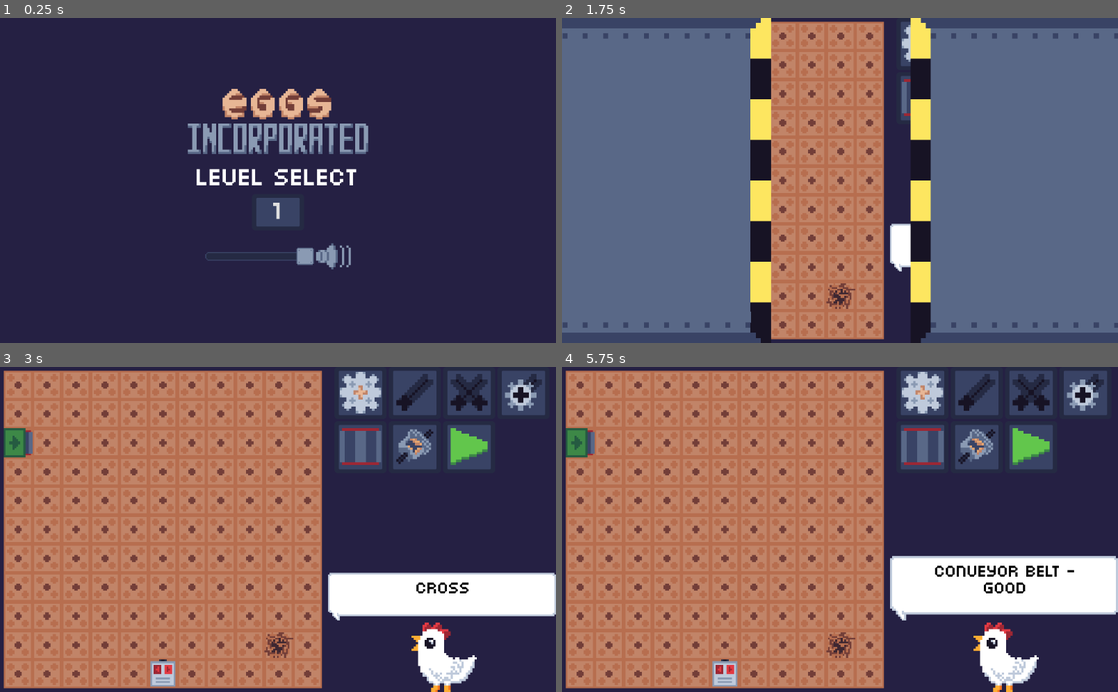
Above: before the commit, frames 1-4 (two rows, left to right).
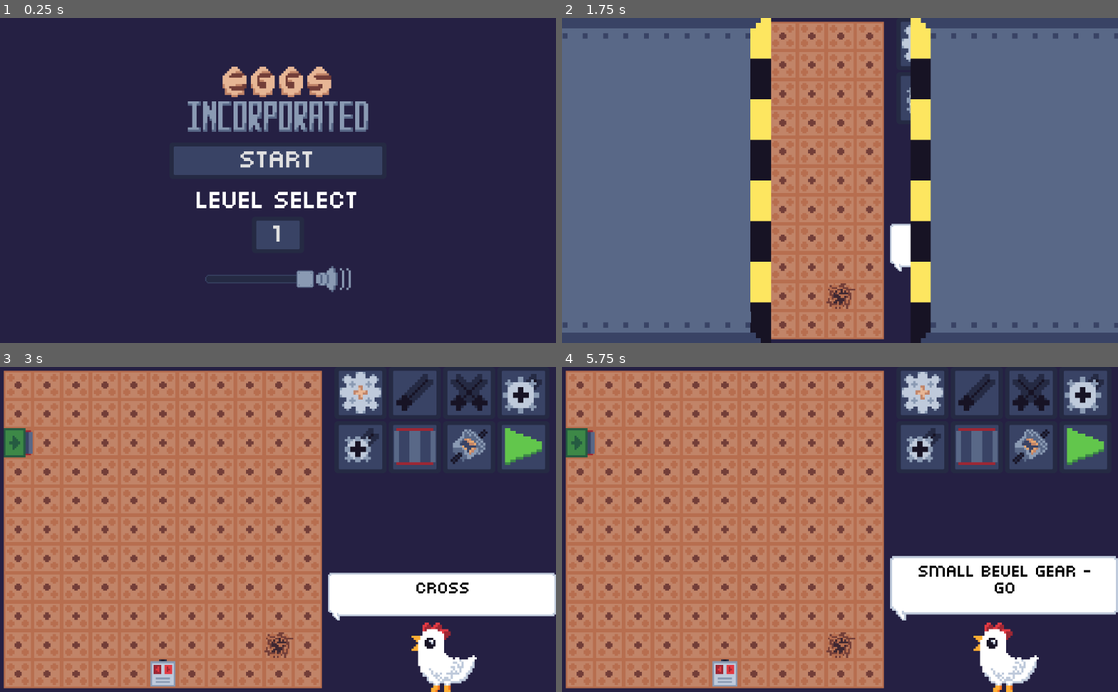
Above: after the commit, the same moments.

Repository: NoNotCar/SGJW-NestMaking
Game: Godot game, scene res://gui/title/Title.tscn
The game is run twice, just before and just after one commit, with the same random seed, the same clock (stepped at 60 frames per second) and the same inputs.
Inputs (mouse positions are in pixels of both pictures, inside the frame that each line leads up to; where the layout moved, square brackets give the same spot in the first picture):
- Up to frame 1 (0.25 s): no input
- Up to frame 2 (1.75 s): click "1" at 0.5 s; click (923, 44) at 1.25 s
- Up to frame 3 (3 s): click (417, 393) at 2 s; click (467, 393) at 2.75 s
- Up to frame 4 (5.75 s): click (1084, 393) at 3.5 s; click (979, 448) [923, 448] at 4.25 s; click (923, 448) at 5.02 s

The runs differ from the first frame. In frame 1, 11% of the frame differs, in the area x 31-69%, y 14-85%; in frame 2, 0.1%; in frame 3, 3.2%; in frame 4, 3.9%.

Commit message:
first release

Diff:
--- a/Editor.gd
+++ b/Editor.gd
@@ -7,9 +7,10 @@
 var done:=false
 var level
 const selclass = preload("res://gui/selectbox/SelectBox.gd")
+const lnames = ["Start","Confluence","Oscillate","Split","Penguin","Final"]
 # Called when the node enters the scene tree for the first time.
 func _ready():
-	level = load("res://level/Level%s.tscn" % registry.level).instance()
+	level = load("res://level/%s.tscn" % lnames[registry.level-1]).instance()
 	$ViewportContainer/Viewport.add_child(level)
 	$SideBar/VBoxContainer/CenterContainer/TextureRect.texture=level.character
 	level.connect("complete",self,"on_done")
--- a/Editor.tscn
+++ b/Editor.tscn
@@ -12,6 +12,7 @@
 [ext_resource path="res://gui/Chatbox.gd" type="Script" id=10]
 [ext_resource path="res://components/crossaxle/icon.png" type="Texture" id=11]
 [ext_resource path="res://gui/startstop/StartStop.tscn" type="PackedScene" id=12]
+[ext_resource path="res://components/bevel/smallicon.png" type="Texture" id=13]
 
 [sub_resource type="StyleBoxTexture" id=1]
 texture = ExtResource( 6 )
@@ -84,27 +85,36 @@
 spawn = "bevel"
 info = "Bevel gear - connects axles to gears"
 
-[node name="SelectBox4" parent="SideBar/CenterContainer/GridContainer" instance=ExtResource( 5 )]
+[node name="SelectBox7" parent="SideBar/CenterContainer/GridContainer" instance=ExtResource( 5 )]
 margin_top = 100.0
 margin_right = 96.0
+margin_bottom = 196.0
+icon = ExtResource( 13 )
+spawn = "smallbevel"
+info = "Small bevel gear - good for changing speed"
+
+[node name="SelectBox4" parent="SideBar/CenterContainer/GridContainer" instance=ExtResource( 5 )]
+margin_left = 100.0
+margin_top = 100.0
+margin_right = 196.0
 margin_bottom = 196.0
 icon = ExtResource( 2 )
 spawn = "belt"
 info = "Conveyor belt - good for moving eggs :P"
 
 [node name="SelectBox5" parent="SideBar/CenterContainer/GridContainer" instance=ExtResource( 5 )]
-margin_left = 100.0
+margin_left = 200.0
 margin_top = 100.0
-margin_right = 196.0
+margin_right = 296.0
 margin_bottom = 196.0
 icon = ExtResource( 1 )
 spawn = "differential"
 info = "Differential - The front axle spins at the average rate of the two side axles"
 
 [node name="StartStop" parent="SideBar/CenterContainer/GridContainer" instance=ExtResource( 12 )]
-margin_left = 200.0
+margin_left = 300.0
 margin_top = 100.0
-margin_right = 296.0
+margin_right = 396.0
 margin_bottom = 196.0
 
 [node name="VBoxContainer" type="VBoxContainer" parent="SideBar"]
--- a/components/axle/Axle.gd
+++ b/components/axle/Axle.gd
@@ -1,7 +1,7 @@
 extends Node2D
 
 signal spin_changed
-var spin:= 0 setget set_spin
+var spin:= 0.0 setget set_spin
 var hoz:bool
 var rot:bool
 export var cull_front = false
@@ -32,7 +32,7 @@
 	elif cull_back:
 		l.pop_back()
 	return l
-func set_spin(new:int):
+func set_spin(new:float):
 	if spin and new and new!=spin:
 		registry.jam(self)
 		return
--- a/components/bevel/Bevel.gd
+++ b/components/bevel/Bevel.gd
@@ -3,6 +3,7 @@
 
 var spin setget set_spin,get_spin
 var spin_dir: Array
+export (float) var ratio = 1.0
 
 # Called when the node enters the scene tree for the first time.
 func _ready():
@@ -11,13 +12,13 @@
 func _process(delta):
 	$Sprite.frame=int(fposmod(registry.time*$Axle.spin,0.5)*8)
 func set_spin(new):
-	$Axle.spin=-new
+	$Axle.spin=-new*ratio
 func get_spin():
-	return $Axle.spin
+	return $Axle.spin/ratio
 
 
 func _on_Axle_spin_changed(axle):
 	var a=lib.point(self)
 	for gear in registry.find("gear",registry.tile_pos(global_position)+a):
 		if a in gear.spin_dir:
-			gear.spin=$Axle.spin
+			gear.spin=get_spin()
--- /dev/null
+++ b/components/bevel/SmallBevel.tscn
@@ -0,0 +1,10 @@
+[gd_scene load_steps=3 format=2]
+
+[ext_resource path="res://components/bevel/Bevel.tscn" type="PackedScene" id=1]
+[ext_resource path="res://components/bevel/smallbevel.png" type="Texture" id=2]
+
+[node name="SmallBevel" instance=ExtResource( 1 )]
+ratio = 2.0
+
+[node name="Sprite" parent="." index="1"]
+texture = ExtResource( 2 )
--- a/components/eggsrc/Egg.gd
+++ b/components/eggsrc/Egg.gd
@@ -7,6 +7,7 @@
 export var fixed = false
 var fpos:Vector2
 export var target_nest = "nest"
+const MAX_SPEED = 3.5
 # Called when the node enters the scene tree for the first time.
 func _ready():
 	if fixed:
@@ -23,6 +24,8 @@
 		return
 	for belt in registry.find("belt",registry.tile_pos(global_position)):
 		var dir = lib.point(belt,Vector2.RIGHT)*belt.spin
+		if abs(belt.spin)>MAX_SPEED:
+			$Sprite.frame=1
 		if dir:
 			$Tween.interpolate_property(self,"position",position,position+dir.normalized()*16,1/float(abs(belt.spin)),Tween.TRANS_LINEAR)
 			$Tween.start()
--- a/components/eggsrc/PenguEgg.gd
+++ b/components/eggsrc/PenguEgg.gd
@@ -9,7 +9,7 @@
 
 # Called when the node enters the scene tree for the first time.
 func _process(delta):
-	ice+=delta*0.1
+	ice+=delta*0.15
 	ice=min(ice,1)
 	$Sprite.modulate=Color(1-ice*0.3,1-ice*0.3,1)
 	if ice==1:
--- a/components/gear/Gear.gd
+++ b/components/gear/Gear.gd
@@ -1,7 +1,7 @@
 extends Node2D
 
 
-var spin:= 0 setget set_spin
+var spin:= 0.0 setget set_spin
 var odd:=0
 var spin_dir = lib.around
 # Called when the node enters the scene tree for the first time.
@@ -15,7 +15,7 @@
 func _process(delta):
 	rotation=odd*TAU/16+spin*registry.time
 
-func set_spin(new:int):
+func set_spin(new:float):
 	if spin and new and new!=spin:
 		registry.jam(self)
 		return
--- a/gui/LevelSelect.gd
+++ b/gui/LevelSelect.gd
@@ -6,7 +6,7 @@
 
 # Called when the node enters the scene tree for the first time.
 func _ready():
-	for n in range(1,min(registry.MAX_LEVEL,registry.progress+1)+1):
+	for n in range(1,clamp(registry.progress+1,1,registry.MAX_LEVEL)+1):
 		var ls = lselbox.instance()
 		ls.text=str(n)
 		ls.connect("pressed",self,"ls_press",[n])
--- a/gui/placer/Placer.gd
+++ b/gui/placer/Placer.gd
@@ -4,6 +4,7 @@
 export var gear = preload("res://components/gear/Gear.tscn")
 export var axle = preload("res://components/axle/Axle.tscn")
 export var bevel = preload("res://components/bevel/Bevel.tscn")
+export var sbevel = preload("res://components/bevel/SmallBevel.tscn")
 export var belt = preload("res://components/belt/Belt.tscn")
 export var diff = preload("res://components/differential/Differential.tscn")
 export var cross = preload("res://components/crossaxle/Crossover.tscn")
@@ -14,6 +15,7 @@
 var tpos: Vector2
 var r = 0
 var simpledict = {"gear":gear, "axle": axle,"differential":diff,"crossover":cross}
+var bdict = {"bevel":bevel, "smallbevel":sbevel}
 var spawndict = {}
 
 func reset_crs():
@@ -72,6 +74,8 @@
 			match placing:
 				"bevel":
 					smart_place(bevel,fpos)
+				"smallbevel":
+					smart_place(sbevel,fpos)
 				"belt":
 					smart_place(belt,fpos,1)
 	else:
@@ -83,25 +87,24 @@
 			$Delay.start()
 		else:
 			var ipos=inline_pos(spos)
-			match placing:
-				"bevel":
-					var d=0.0
-					for p in lib.iterrow(fpos,ipos):
-						$Delay.interpolate_callback(self,d,"smart_place",bevel if p==ipos else axle,p)
-						d+=0.05
-					$Delay.start()
-				"belt":
-					for p in lib.iterrow(fpos,ipos):
-						for b in registry.find("blocked",p):
-							return
-					var new = belt.instance()
-					new.position=Vector2(min(fpos.x,ipos.x),min(fpos.y,ipos.y))*16
-					new.rotation=0.0 if ipos.y==fpos.y else PI/2
-					new.length=(ipos-fpos).length()+1
-					get_parent().add_child(new)
-					$PlaceSound.play()
-					for p in lib.iterrow(fpos,ipos):
-						spawndict[p]=new
+			if placing in bdict:
+				var d=0.0
+				for p in lib.iterrow(fpos,ipos):
+					$Delay.interpolate_callback(self,d,"smart_place",bdict[placing] if p==ipos else axle,p)
+					d+=0.05
+				$Delay.start()
+			else:
+				for p in lib.iterrow(fpos,ipos):
+					for b in registry.find("blocked",p):
+						return
+				var new = belt.instance()
+				new.position=Vector2(min(fpos.x,ipos.x),min(fpos.y,ipos.y))*16
+				new.rotation=0.0 if ipos.y==fpos.y else PI/2
+				new.length=(ipos-fpos).length()+1
+				get_parent().add_child(new)
+				$PlaceSound.play()
+				for p in lib.iterrow(fpos,ipos):
+					spawndict[p]=new
 func smart_place(thing:PackedScene,pos:Vector2,ex_r=0):
 	for b in registry.find("blocked",pos):
 		return
--- a/gui/title/Title.gd
+++ b/gui/title/Title.gd
@@ -14,3 +14,8 @@
 # Called every frame. 'delta' is the elapsed time since the previous frame.
 #func _process(delta):
 #	pass
+
+
+func _on_Start_pressed():
+	registry.level=1
+	BlastDoors.close("res://Editor.tscn")
--- a/gui/title/Title.tscn
+++ b/gui/title/Title.tscn
@@ -1,7 +1,11 @@
-[gd_scene load_steps=6 format=2]
+[gd_scene load_steps=10 format=2]
 
-[ext_resource path="res://gui/LevelSelect.tscn" type="PackedScene" id=1]
+[ext_resource path="res://gui/button/button.tres" type="StyleBox" id=1]
+[ext_resource path="res://gui/MediumText.tres" type="DynamicFont" id=2]
 [ext_resource path="res://gui/title/title.png" type="Texture" id=3]
+[ext_resource path="res://gui/LevelSelect.tscn" type="PackedScene" id=4]
+[ext_resource path="res://gui/button/buttondark.tres" type="StyleBox" id=5]
+[ext_resource path="res://gui/button/buttonlight.tres" type="StyleBox" id=6]
 [ext_resource path="res://music/bonusgame.ogg" type="AudioStream" id=7]
 [ext_resource path="res://gui/title/Title.gd" type="Script" id=8]
 [ext_resource path="res://gui/volume/VolumeSlider.tscn" type="PackedScene" id=9]
@@ -23,9 +27,9 @@
 
 [node name="VBoxContainer" type="VBoxContainer" parent="CenterContainer"]
 margin_left = 312.0
-margin_top = 161.0
+margin_top = 119.0
 margin_right = 712.0
-margin_bottom = 439.0
+margin_bottom = 480.0
 custom_constants/separation = 16
 
 [node name="TextureRect" type="TextureRect" parent="CenterContainer/VBoxContainer"]
@@ -36,17 +40,28 @@
 expand = true
 stretch_mode = 6
 
-[node name="LevelSelect" parent="CenterContainer/VBoxContainer" instance=ExtResource( 1 )]
+[node name="Start" type="Button" parent="CenterContainer/VBoxContainer"]
+margin_top = 144.0
+margin_right = 400.0
+margin_bottom = 211.185
+custom_styles/hover = ExtResource( 6 )
+custom_styles/pressed = ExtResource( 5 )
+custom_styles/normal = ExtResource( 1 )
+custom_fonts/font = ExtResource( 2 )
+text = "START"
+
+[node name="LevelSelect" parent="CenterContainer/VBoxContainer" instance=ExtResource( 4 )]
 anchor_right = 0.0
 anchor_bottom = 0.0
-margin_top = 144.0
+margin_top = 227.0
 margin_right = 400.0
-margin_bottom = 198.0
+margin_bottom = 281.0
 
 [node name="VolumeSlider" parent="CenterContainer/VBoxContainer" instance=ExtResource( 9 )]
-margin_top = 214.0
+margin_top = 297.0
 margin_right = 400.0
-margin_bottom = 278.0
+margin_bottom = 361.0
 
 [node name="AudioStreamPlayer" type="AudioStreamPlayer" parent="."]
 stream = ExtResource( 7 )
+[connection signal="pressed" from="CenterContainer/VBoxContainer/Start" to="." method="_on_Start_pressed"]
--- /dev/null
+++ b/level/Confluence.tscn
@@ -0,0 +1,29 @@
+[gd_scene load_steps=7 format=2]
+
+[ext_resource path="res://gui/help/pigeon.png" type="Texture" id=1]
+[ext_resource path="res://music/moving.ogg" type="AudioStream" id=2]
+[ext_resource path="res://components/nest/Nest.tscn" type="PackedScene" id=3]
+[ext_resource path="res://components/eggsrc/EggSrc.tscn" type="PackedScene" id=4]
+[ext_resource path="res://components/motor/Motor.tscn" type="PackedScene" id=5]
+[ext_resource path="res://level/Level.tscn" type="PackedScene" id=6]
+
+[node name="Level2" instance=ExtResource( 6 )]
+character = ExtResource( 1 )
+goal_text = "Get all the eggs to the nest!"
+music = ExtResource( 2 )
+
+[node name="Motor" parent="." index="2" instance=ExtResource( 5 )]
+position = Vector2( 80, 80 )
+
+[node name="EggSrc" parent="." index="3" instance=ExtResource( 4 )]
+position = Vector2( -80, 0 )
+
+[node name="EggSrc2" parent="." index="4" instance=ExtResource( 4 )]
+position = Vector2( 80, 0 )
+rotation = 3.14159
+
+[node name="EggSrc3" parent="." index="5" instance=ExtResource( 4 )]
+position = Vector2( 0, -80 )
+rotation = 1.5708
+
+[node name="Nest" parent="." index="6" instance=ExtResource( 3 )]
--- a/level/Level6.tscn
+++ b/level/Final.tscn
@@ -6,12 +6,12 @@
 [ext_resource path="res://components/nest/Nest.tscn" type="PackedScene" id=4]
 [ext_resource path="res://components/eggsrc/EggSrc.tscn" type="PackedScene" id=5]
 [ext_resource path="res://components/nest/PenguNest.tscn" type="PackedScene" id=6]
-[ext_resource path="res://level/Level.tscn" type="PackedScene" id=7]
-[ext_resource path="res://components/eggsrc/PenguEgg.tscn" type="PackedScene" id=8]
-[ext_resource path="res://components/motor/Motor.tscn" type="PackedScene" id=9]
+[ext_resource path="res://components/motor/Motor.tscn" type="PackedScene" id=7]
+[ext_resource path="res://level/Level.tscn" type="PackedScene" id=8]
+[ext_resource path="res://components/eggsrc/PenguEgg.tscn" type="PackedScene" id=9]
 [ext_resource path="res://components/motor/SmartMotor.tscn" type="PackedScene" id=10]
 
-[node name="Level6" instance=ExtResource( 7 )]
+[node name="Level6" instance=ExtResource( 8 )]
 size = Vector2( 7, 7 )
 tiles = ExtResource( 3 )
 character = ExtResource( 1 )
--- a/level/Level2.tscn
+++ /dev/null
@@ -1,30 +0,0 @@
-[gd_scene load_steps=7 format=2]
-
-[ext_resource path="res://level/Level.tscn" type="PackedScene" id=1]
-[ext_resource path="res://components/motor/Motor.tscn" type="PackedScene" id=2]
-[ext_resource path="res://components/eggsrc/EggSrc.tscn" type="PackedScene" id=3]
-[ext_resource path="res://components/nest/Nest.tscn" type="PackedScene" id=4]
-[ext_resource path="res://gui/help/pigeon.png" type="Texture" id=5]
-[ext_resource path="res://music/moving.ogg" type="AudioStream" id=6]
-
-[node name="Level2" instance=ExtResource( 1 )]
-character = ExtResource( 5 )
-goal_text = "Get all the eggs to the nest!"
-music = ExtResource( 6 )
-
-[node name="Motor" parent="." index="2" instance=ExtResource( 2 )]
-position = Vector2( 80, 80 )
-
-[node name="EggSrc" parent="." index="3" instance=ExtResource( 3 )]
-position = Vector2( -80, 32 )
-
-[node name="EggSrc2" parent="." index="4" instance=ExtResource( 3 )]
-position = Vector2( 80, -16 )
-rotation = 3.14159
-
-[node name="EggSrc3" parent="." index="5" instance=ExtResource( 3 )]
-position = Vector2( -32, -80 )
-rotation = 1.5708
-
-[node name="Nest" parent="." index="6" instance=ExtResource( 4 )]
-position = Vector2( 32, 16 )
--- a/level/Level3.tscn
+++ /dev/null
@@ -1,28 +0,0 @@
-[gd_scene load_steps=9 format=2]
-
-[ext_resource path="res://level/Level.tscn" type="PackedScene" id=1]
-[ext_resource path="res://components/nest/PenguNest.tscn" type="PackedScene" id=2]
-[ext_resource path="res://level/icefloor.png" type="Texture" id=3]
-[ext_resource path="res://gui/help/penguin.png" type="Texture" id=4]
-[ext_resource path="res://components/motor/Motor.tscn" type="PackedScene" id=5]
-[ext_resource path="res://components/eggsrc/EggSrc.tscn" type="PackedScene" id=6]
-[ext_resource path="res://components/eggsrc/PenguEgg.tscn" type="PackedScene" id=7]
-[ext_resource path="res://music/city.ogg" type="AudioStream" id=8]
-
-[node name="Level3" instance=ExtResource( 1 )]
-tiles = ExtResource( 3 )
-character = ExtResource( 4 )
-goal_text = "Brrr, it's cold! Get the egg to my buddy before it freezes!"
-music = ExtResource( 8 )
-
-[node name="EggSrc" parent="." index="2" instance=ExtResource( 6 )]
-position = Vector2( -80, -64 )
-egg = ExtResource( 7 )
-cover = 1
-
-[node name="PenguNest" parent="." index="3" instance=ExtResource( 2 )]
-position = Vector2( 64, 64 )
-
-[node name="Motor" parent="." index="4" instance=ExtResource( 5 )]
-position = Vector2( 80, -64 )
-rotation = -1.5708
--- /dev/null
+++ b/level/Penguin.tscn
@@ -0,0 +1,28 @@
+[gd_scene load_steps=9 format=2]
+
+[ext_resource path="res://gui/help/penguin.png" type="Texture" id=1]
+[ext_resource path="res://music/city.ogg" type="AudioStream" id=2]
+[ext_resource path="res://level/icefloor.png" type="Texture" id=3]
+[ext_resource path="res://components/eggsrc/EggSrc.tscn" type="PackedScene" id=4]
+[ext_resource path="res://components/nest/PenguNest.tscn" type="PackedScene" id=5]
+[ext_resource path="res://components/motor/Motor.tscn" type="PackedScene" id=6]
+[ext_resource path="res://level/Level.tscn" type="PackedScene" id=7]
+[ext_resource path="res://components/eggsrc/PenguEgg.tscn" type="PackedScene" id=8]
+
+[node name="Level3" instance=ExtResource( 7 )]
+tiles = ExtResource( 3 )
+character = ExtResource( 1 )
+goal_text = "Brrr, it's cold! Get the egg to my buddy before it freezes!"
+music = ExtResource( 2 )
+
+[node name="EggSrc" parent="." index="2" instance=ExtResource( 4 )]
+position = Vector2( -80, -64 )
+egg = ExtResource( 8 )
+cover = 1
+
+[node name="PenguNest" parent="." index="3" instance=ExtResource( 5 )]
+position = Vector2( 64, 64 )
+
+[node name="Motor" parent="." index="4" instance=ExtResource( 6 )]
+position = Vector2( 80, -64 )
+rotation = -1.5708
Not shown: 1 places in Editor.tscn that only renumber resources
Binary file changed: components/bevel/icon.aseprite
Binary file changed: components/bevel/icon.png
Binary file added: components/bevel/smallbevel.aseprite
Binary file added: components/bevel/smallbevel.png
Not shown, added: components/bevel/smallbevel.png.import
Binary file added: components/bevel/smallicon.aseprite
Binary file added: components/bevel/smallicon.png
Not shown, added: components/bevel/smallicon.png.import
Not shown: 2 places in level/Final.tscn that only renumber resources
Renamed: level/Level5.tscn -> level/Oscillate.tscn
Renamed: level/Level4.tscn -> level/Split.tscn
(and 1 more such lines)
